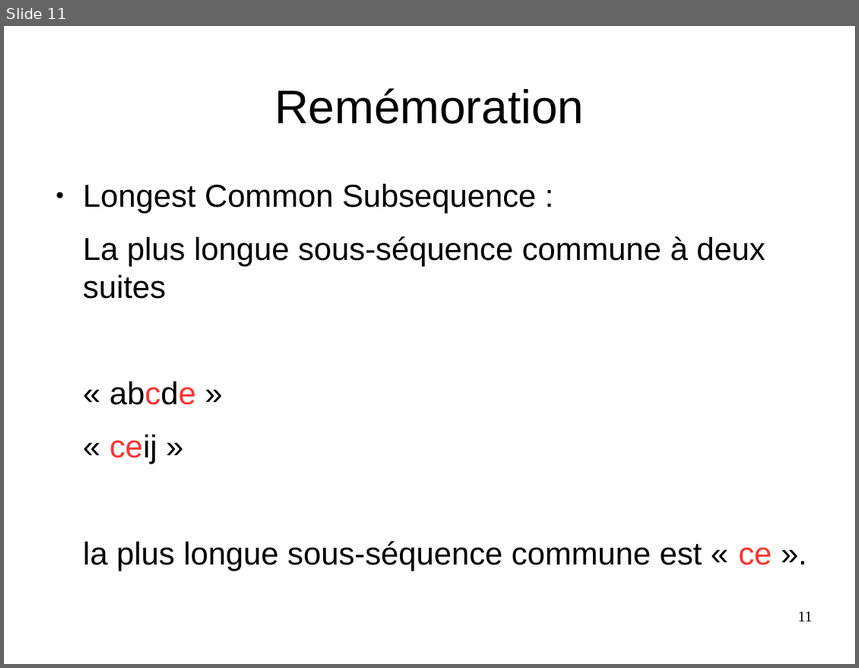
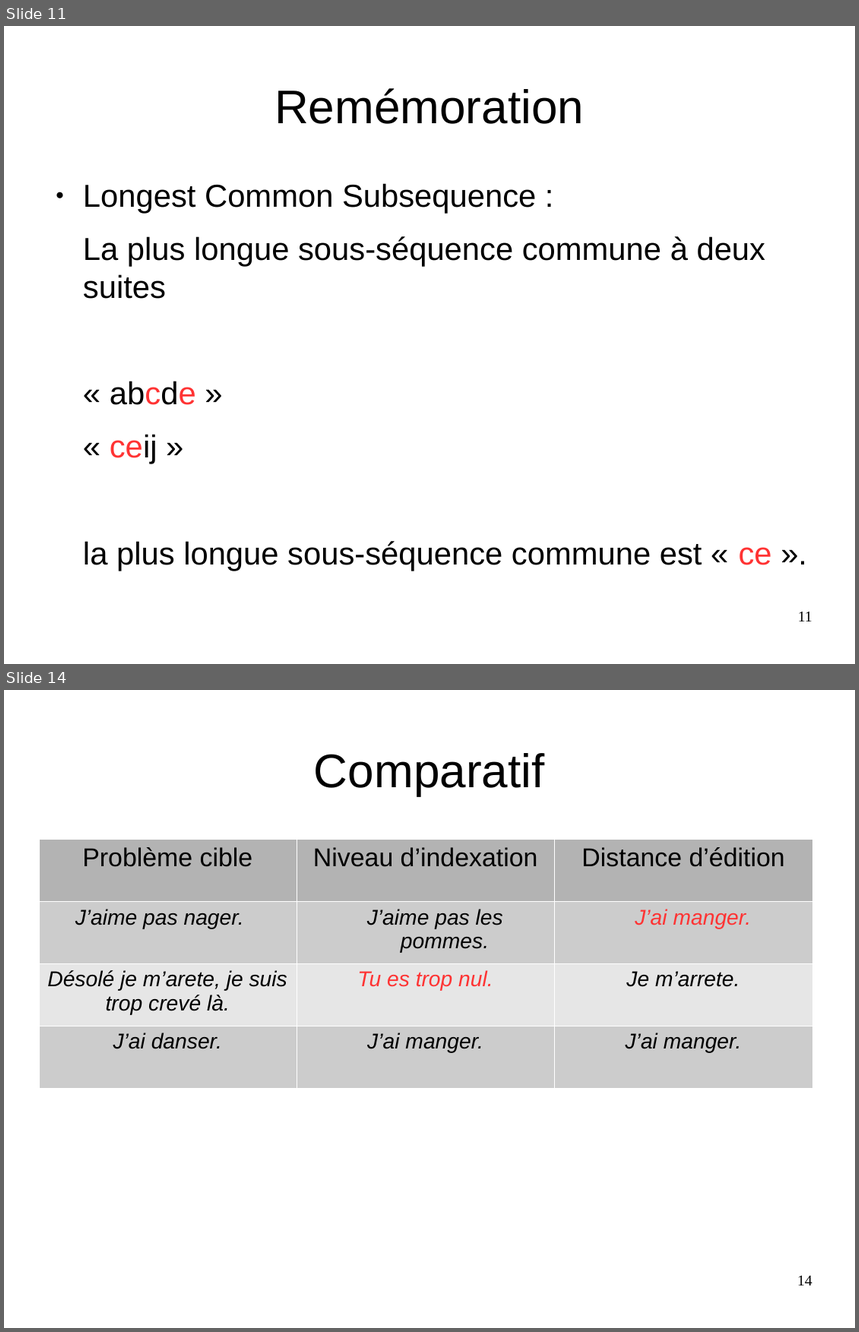
Before and after one commit to Sle3pingForest/StageL3, a slide deck: RapportAndre/Pres.odp. Shown one above the other, each under a label of ours: slide 11 before the commit, slides 11 and 14 after it; the slides between them are not shown. The pictures are 859x668 and 859x1332 pixels, drawn with LibreOffice and Linux fonts; fonts in the diff are those of the drawing. Boxes give left, top, right and bottom in pixels: in the first picture for what was removed or moved away, otherwise in the second. Text is boxed around its words. In the diff, an @@ line names an element or a change of style, - is before the commit and + after.

```diff
--- a/RapportAndre/Pres.odp
+++ b/RapportAndre/Pres.odp
@@ slide 14 added at (x1=4, y1=690, x2=855, y2=1328), background #FFFFFF @@
@@ title added at (x1=314, y1=753, x2=544, y2=796), 44 pt, text #000000 @@
+Comparatif
@@ table added at (x1=39, y1=839, x2=813, y2=1088), 4 rows, 3 columns @@
+Problème cible | Niveau d’indexation | Distance d’édition
+J’aime pas nager. | J’aime pas les pommes. | J’ai manger.
+Désolé je m’arete, je suis trop crevé là. | Tu es trop nul. | Je m’arrete.
+J’ai danser. | J’ai manger. | J’ai manger.
@@ page number added at (x1=797, y1=1276, x2=813, y2=1286), 14 pt, text #000000 @@
+14
```
Also in this commit, not shown: 9 slides changed, 1 other slide added, 2 slides removed, 2 other files.
